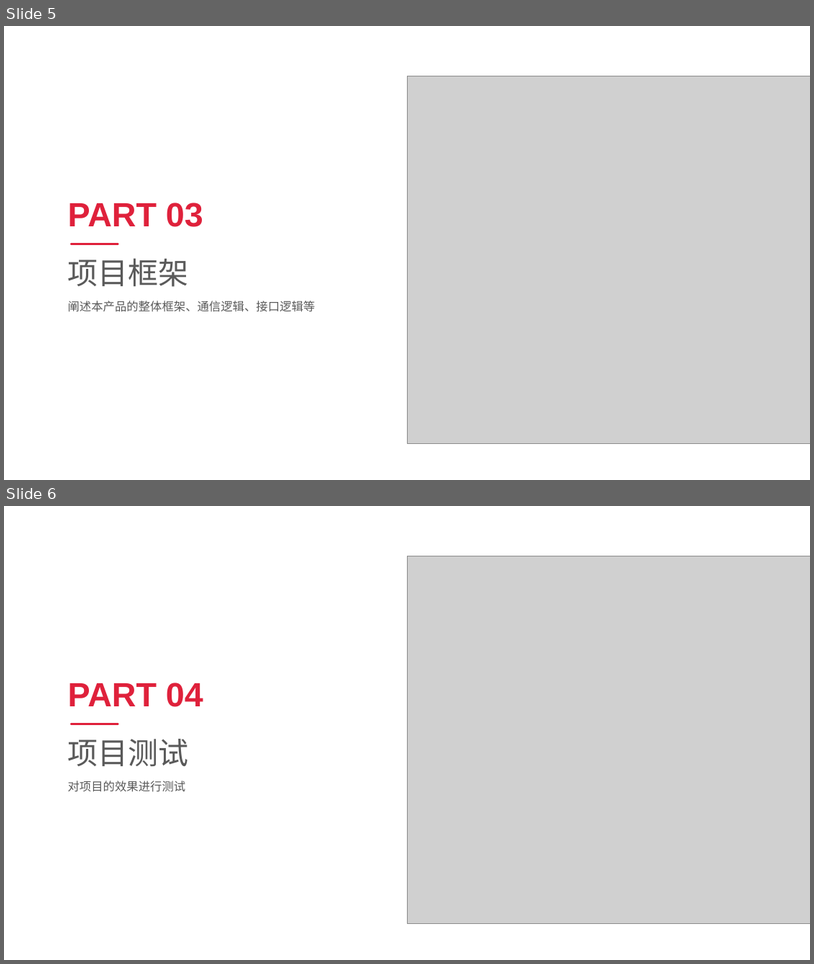
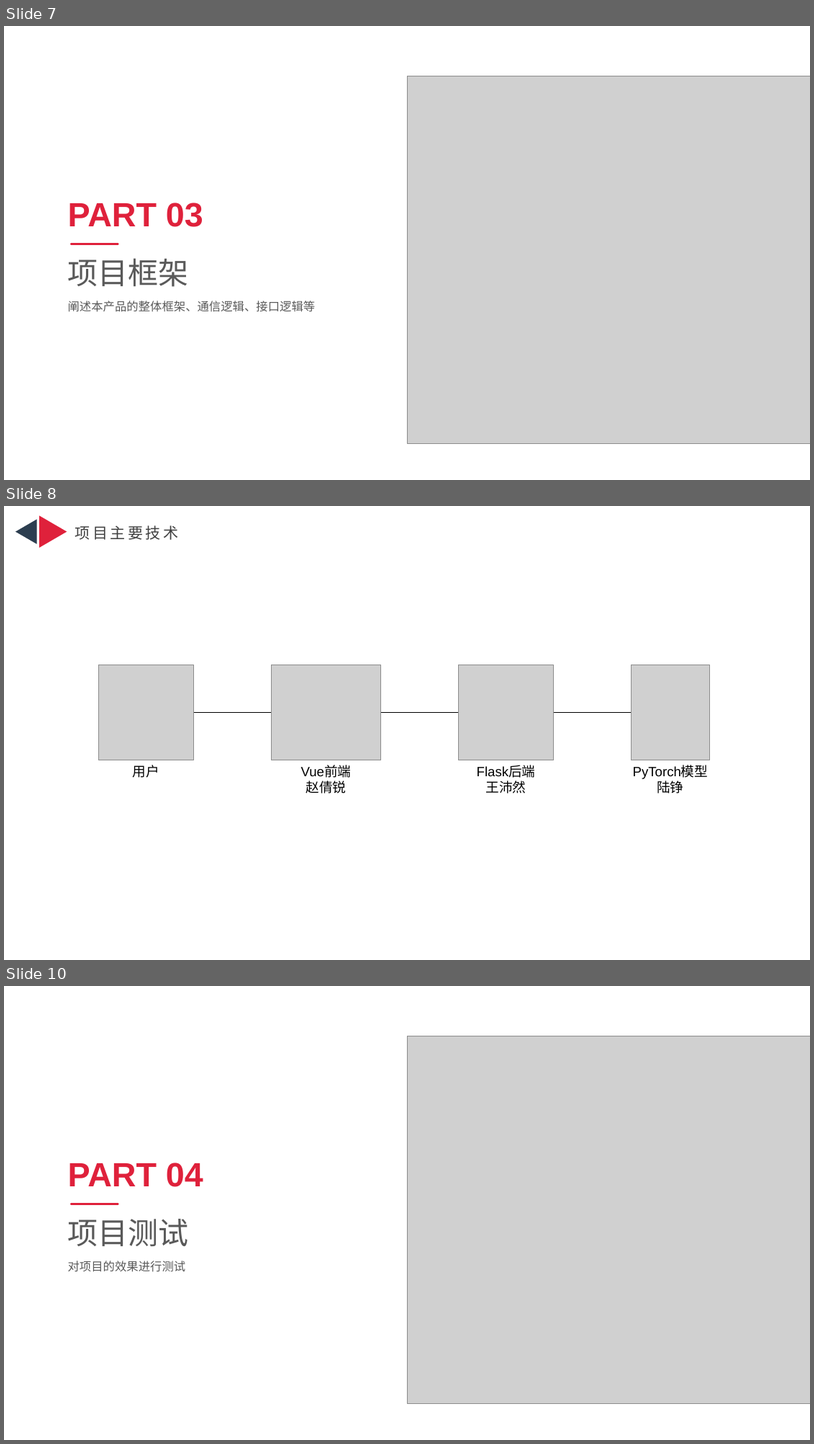
Before and after one commit to WhileBug/SoftwareCup_Interface, a slide deck: 报告/报告PPT.pptx. Shown one above the other, each under a label of ours: slides 5 and 6 before the commit, slides 7, 8 and 10 after it; the slides between them are not shown. The pictures are 814x964 and 814x1444 pixels, drawn with LibreOffice and Linux fonts; fonts in the diff are those of the drawing; grey boxes stand for pictures. Boxes give left, top, right and bottom in pixels: in the first picture for what was removed or moved away, otherwise in the second. Text is boxed around its words. In the diff, an @@ line names an element or a change of style, - is before the commit and + after.

Commit message:
王沛然第四次提交，多写了一些供于开发人员看的文档，并且修改了跨域问题

```diff
--- a/报告/报告PPT.pptx
+++ b/报告/报告PPT.pptx
@@ slide 8 added at [4, 506, 810, 960], background #FFFFFF @@
@@ triangle added at [16, 519, 36, 544], fill #2C3E50 @@
@@ triangle added at [39, 516, 67, 548], fill #DF213B @@
@@ text added at [75, 525, 178, 540], 18 pt, text #404040 @@
+项目主要技术
@@ group added at [98, 664, 710, 793]: 4 pictures, 4 texts, 3 lines @@
+用户
+Vue前端
+赵倩锐
+Flask后端
+王沛然
+PyTorch模型
+陆铮
@@ what was slide 5 is now slide 7 @@
@@ what was slide 6 is now slide 10 @@
```
Also in this commit, not shown: 3 other slides added, 11 other files.
